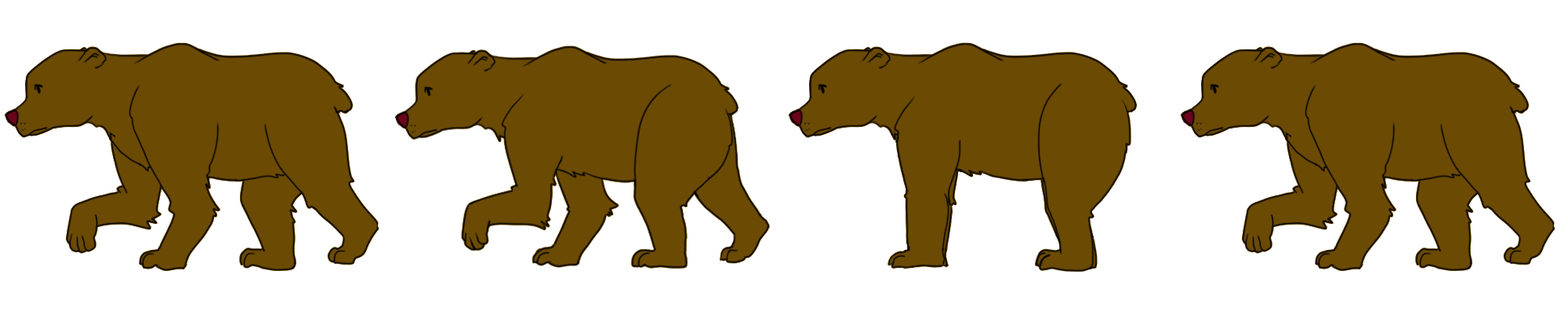
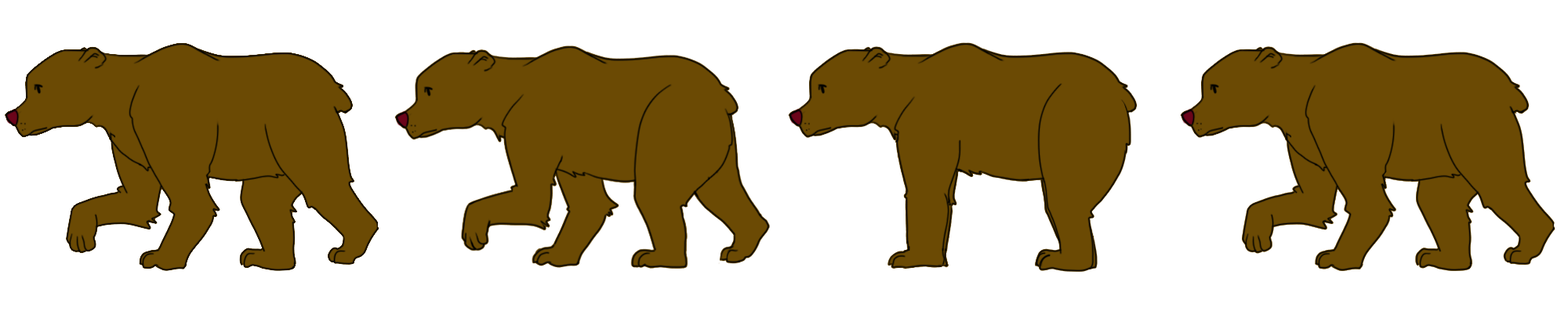
Before/after of a 1568x311 layered artwork. What changed in the layer stack:
painted on "Side0" over [3, 42, 380, 272]
